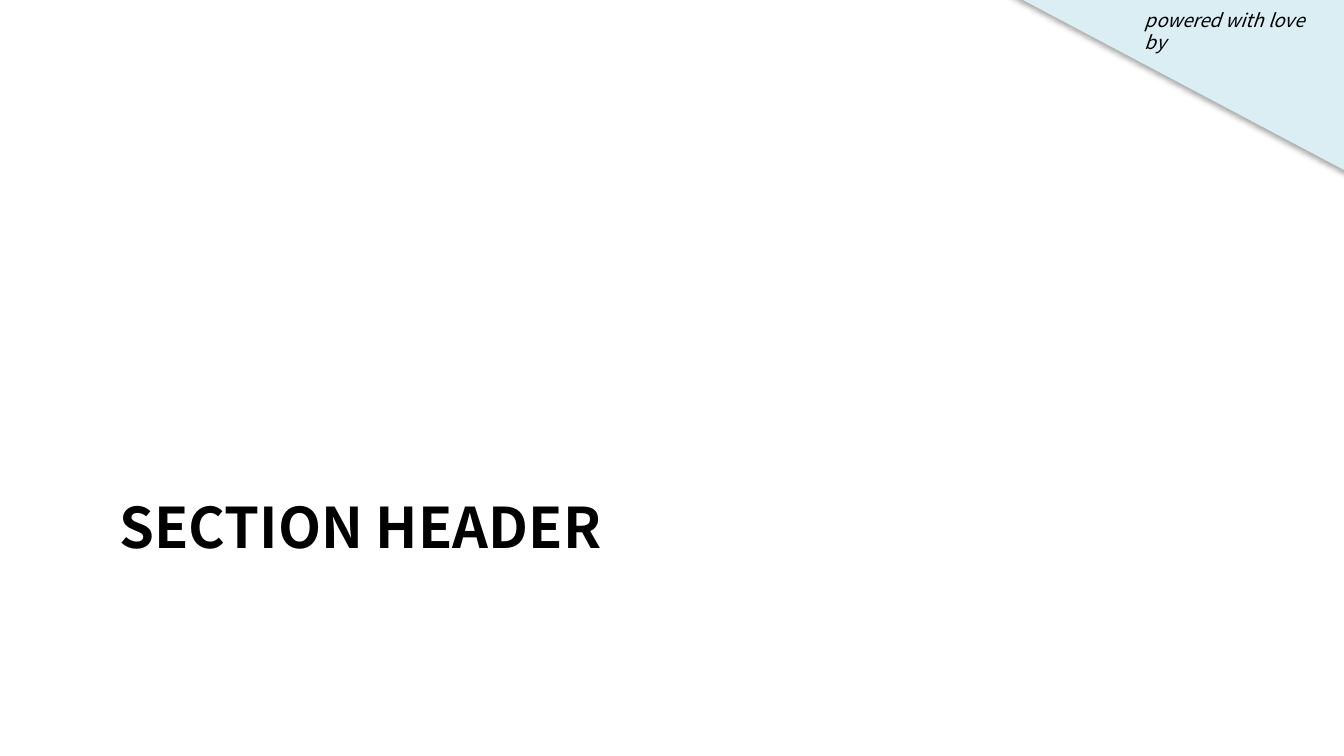
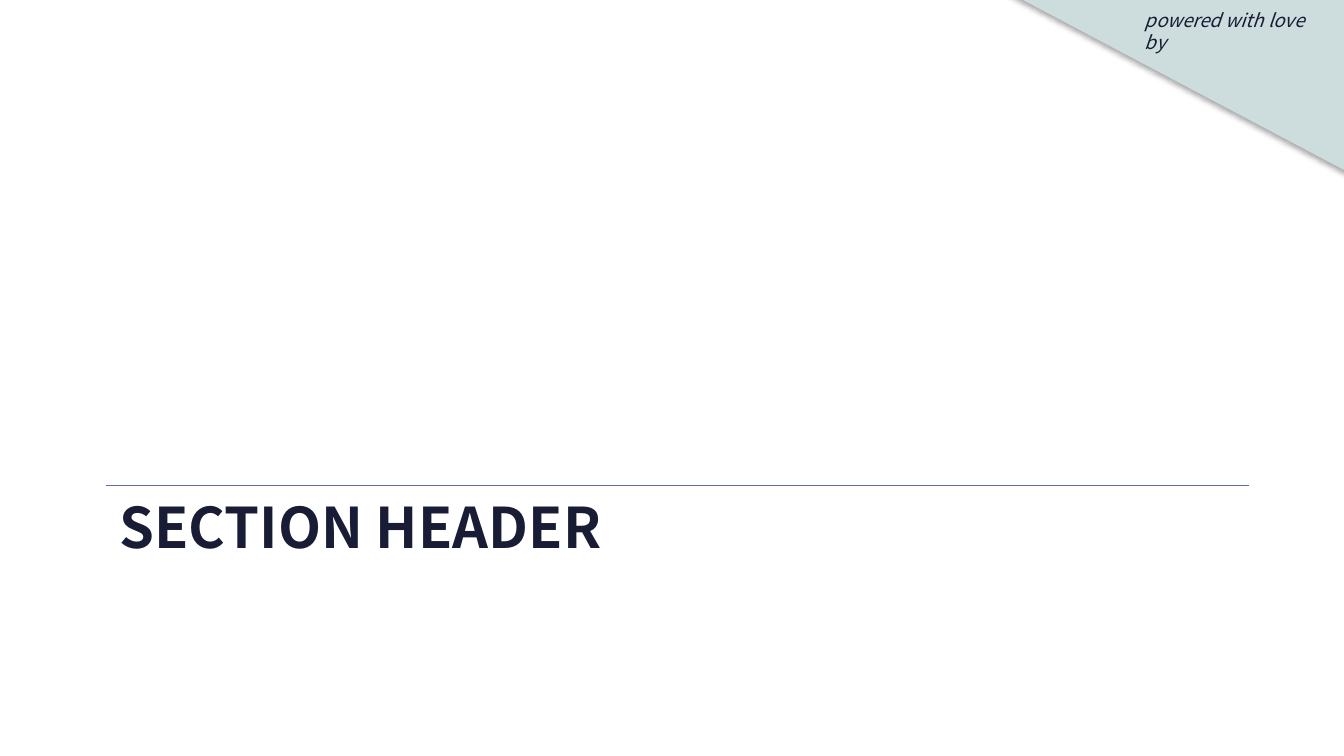
Before and after one commit to welovedatascience/targeter, a slide deck: slide 3 of inst/ressources/targeter-report.pptx. Drawn at 1344x756 pixels with LibreOffice and Linux fonts; fonts in the diff are those of the drawing; background and template pictures are left out. Boxes give left, top, right and bottom in pixels: in the first picture for what was removed or moved away, otherwise in the second. Text is boxed around its words. In the diff, an @@ line names an element or a change of style, - is before the commit and + after.

```diff
--- a/inst/ressources/targeter-report.pptx
+++ b/inst/ressources/targeter-report.pptx
@@ right triangle at (995, 0, 1344, 179): fill #DBEEF4 to #CDDDDE @@
@@ text "powered with love by" at (1145, 12, 1304, 54): text colour #000000 to #181C34 @@
@@ title "SECTION HEADER" at (120, 505, 601, 549): text colour #000000 to #181C34 @@
@@ line added from (106, 485) to (1249, 485), #5A6FAE 0.75 pt @@
```
Also in this commit, not shown: 3 other slides changed, 8 other files.
